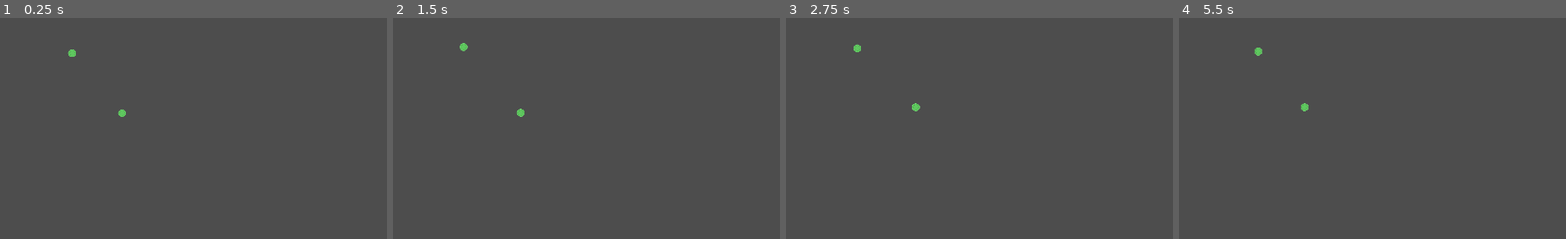
Above: before the commit, frames 1-4 (left to right).
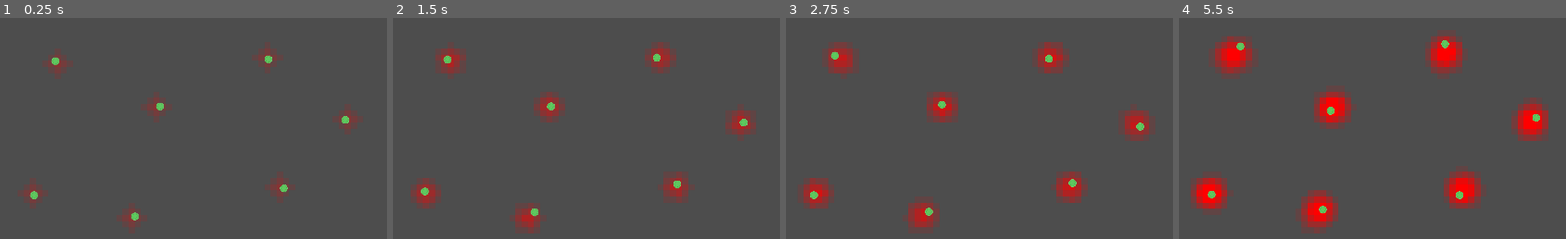
Above: after the commit, the same moments.

Repository: AndiReich/FachpraktikumMultiagentensystem
Game: Godot game, scene res://scenes/test_main_scene.tscn
Same seed, same stepped clock (60 frames per second), same inputs: the game is played once before the commit and once after it.
Inputs:
- Up to frame 1 (0.25 s): no input
- Up to frame 2 (1.5 s): tap Enter at 0.5 s
- Up to frame 3 (2.75 s): no input
- Up to frame 4 (5.5 s): no input

The runs differ from the first frame. In frame 1, 1.7% of the frame differs, in the area x 5-93%, y 13-95%; in frame 2, 4.3%; in frame 3, 6.1%; in frame 4, 9.7%, in the area x 3-96%, y 7-98%.
Error before the commit: Trying to return value of type "Nil" from a function whose return type is "Array". (res://src/model/cellEmenatePatternReader.gd:30)

Commit message:
Added diffusion and decay on the grid.

Diff:
--- a/assets/tilesets/test_tileset.tres
+++ b/assets/tilesets/test_tileset.tres
@@ -1,15 +1,20 @@
 [gd_resource type="TileSet" load_steps=3 format=3 uid="uid://b8yfcmtd5qdls"]
 
-[ext_resource type="Texture2D" uid="uid://h2cxv30yjclc" path="res://assets/TestConcentrationTilesheet.png" id="1_l83my"]
+[ext_resource type="Texture2D" uid="uid://b1ig83d4a31ho" path="res://assets/debugConcentrationTilesheet.png" id="2_1uc5s"]
 
-[sub_resource type="TileSetAtlasSource" id="TileSetAtlasSource_a7qht"]
-texture = ExtResource("1_l83my")
-texture_region_size = Vector2i(32, 32)
+[sub_resource type="TileSetAtlasSource" id="TileSetAtlasSource_nhmoe"]
+resource_name = "Debug Tiles"
+texture = ExtResource("2_1uc5s")
 0:0/0 = 0
 1:0/0 = 0
 2:0/0 = 0
 3:0/0 = 0
+4:0/0 = 0
+5:0/0 = 0
+6:0/0 = 0
+7:0/0 = 0
+8:0/0 = 0
+9:0/0 = 0
 
 [resource]
-tile_size = Vector2i(32, 32)
-sources/0 = SubResource("TileSetAtlasSource_a7qht")
+sources/0 = SubResource("TileSetAtlasSource_nhmoe")
--- a/scenes/test_main_scene.tscn
+++ b/scenes/test_main_scene.tscn
@@ -5,12 +5,33 @@
 
 [node name="Node2D" type="Node2D"]
 
-[node name="Virus" parent="." instance=ExtResource("1_o16ro")]
-
 [node name="TileMapController" parent="." instance=ExtResource("2_r5bkj")]
 
+[node name="Virus" parent="." instance=ExtResource("1_o16ro")]
+position = Vector2(651, 439)
+
 [node name="Virus2" parent="." instance=ExtResource("1_o16ro")]
-position = Vector2(431, 294)
+position = Vector2(1143, 468)
+
+[node name="Virus3" parent="." instance=ExtResource("1_o16ro")]
+position = Vector2(587, 728)
+
+[node name="Virus4" parent="." instance=ExtResource("1_o16ro")]
+position = Vector2(388, 320)
+
+[node name="Virus5" parent="." instance=ExtResource("1_o16ro")]
+position = Vector2(933, 313)
+
+[node name="Virus6" parent="." instance=ExtResource("1_o16ro")]
+position = Vector2(969, 654)
+
+[node name="Virus7" parent="." instance=ExtResource("1_o16ro")]
+position = Vector2(337, 671)
 
 [connection signal="antigen_emanate" from="Virus" to="TileMapController" method="_on_virus_antigen_emanate"]
 [connection signal="antigen_emanate" from="Virus2" to="TileMapController" method="_on_virus_antigen_emanate"]
+[connection signal="antigen_emanate" from="Virus3" to="TileMapController" method="_on_virus_antigen_emanate"]
+[connection signal="antigen_emanate" from="Virus4" to="TileMapController" method="_on_virus_antigen_emanate"]
+[connection signal="antigen_emanate" from="Virus5" to="TileMapController" method="_on_virus_antigen_emanate"]
+[connection signal="antigen_emanate" from="Virus6" to="TileMapController" method="_on_virus_antigen_emanate"]
+[connection signal="antigen_emanate" from="Virus7" to="TileMapController" method="_on_virus_antigen_emanate"]
--- a/src/controller/tilemapController.gd
+++ b/src/controller/tilemapController.gd
@@ -2,15 +2,19 @@
 
 const utils = preload("res://src/utils/matrix_utils.gd")
 
-var old_grid_state = []
-var current_grid_state = [] # type hints for nested collections are not supported yet...
+var old_grid_state: Array = []
+var current_grid_state: Array = []
 var patterns_loaded: bool = false
 var cell_pattern_dict: Dictionary = {}
 var grid_size_x: int
 var grid_size_y: int
-var decay_rate: float = 0.01
-var min_decay: float = 0.01
-var diffusion_coefficient: float = 0.1
+var decay_rate: float = 0.0001
+var min_decay: float = 0.0025
+var diffusion_coefficient: float = 0.25
+var update_cooldown: float = 0.25
+var update_timer: float = update_cooldown
+var ntiles: int = 10 	# FIXME: assign dynamically based on the number of tiles
+						# in the current tile set
 
 
 func _enter_tree():
@@ -23,8 +27,8 @@
 
 
 func _ready():
-	var cell_size : Vector2i = self.tile_set.tile_size
-	var viewport_size : Vector2i = self.get_viewport_rect().size
+	var cell_size: Vector2i = self.tile_set.tile_size
+	var viewport_size: Vector2i = self.get_viewport_rect().size
 
 	grid_size_x = viewport_size.x / cell_size.x
 	grid_size_y = viewport_size.y / cell_size.y
@@ -38,35 +42,44 @@
 
 
 func _process(delta):
-	# add_decay_to_grid()
-	add_diffusion_simple_to_grid()
+	update_timer += delta
+	if update_timer > update_cooldown:
+		add_decay_to_grid()
+		add_diffusion_simple_to_grid()
+		update_timer = 0.0
 	update_tile_map()
 	old_grid_state = current_grid_state.duplicate(true)
 
 
 func _on_virus_antigen_emanate(cell_position : Vector2, type_id: Cell.TYPES):
-	var map_position : Vector2i = self.local_to_map(cell_position)
+	var map_position: Vector2i = self.local_to_map(cell_position)
 	add_emante_pattern_to_grid(map_position, type_id)
 
 
+# The logic is as follows: compare the values in the old grid state with the
+# current ones and update the cells only when they differ to reduce the number
+# of set_cell calls. To reduce the number of calls further round to the nearest
+# interval of size 1/ntiles in 0..1.
 func update_tile_map():
 	for x in grid_size_x:
 		for y in grid_size_y:
-			var old_value = int(round(old_grid_state[x][y]))
-			var current_value = int(round(current_grid_state[x][y]))
+			var old_value: float = round(old_grid_state[x][y] * ntiles ) / ntiles
+			var current_value: float = round(current_grid_state[x][y] * ntiles ) / ntiles
 			if current_value != old_value:
-				print(current_value, old_value)
-				var pos = Vector2i(x, y)
-				var tile = Vector2i(int(round(current_grid_state[x][y])-1), 0)
+				var pos: Vector2i = Vector2i(x, y)
+				var value: float = max(0, min(1, current_value))
+				var tile_idx: int = int(value * (ntiles - 1))
+				var tile: Vector2i = Vector2i(tile_idx, 0)
 				set_cell(0, pos, 0, tile)
 
 
 func add_decay_to_grid():
 	for x in grid_size_x:
 		for y in grid_size_y:
-			var decay = max(min_decay, decay_rate * current_grid_state[x][y])
-			var updated_value = current_grid_state[x][y] - decay
+			var decay: float = max(min_decay, decay_rate * current_grid_state[x][y])
+			var updated_value: float = current_grid_state[x][y] - decay
 			current_grid_state[x][y] = updated_value if updated_value >= 0.0 else 0.0
+
 
 func add_diffusion_simple_to_grid():
 	var diffusion_contribution: Array = utils.multiply_matrix_by_float(current_grid_state, diffusion_coefficient)
@@ -82,33 +95,31 @@
 			current_grid_state[x][y] = remainder[x][y] + north[x][y] + east[x][y] + south[x][y] + west[x][y]
 
 
-
 func add_emante_pattern_to_grid(cell_position: Vector2i, type_id: Cell.TYPES):
-	var cell_type = Cell.TYPES.find_key(type_id)
+	var cell_type: String = Cell.TYPES.find_key(type_id)
 	if(!cell_pattern_dict.has(cell_type)):
 		print_debug("Pattern of %s not found." % cell_type)
 		return
-	var pattern_matrix = cell_pattern_dict[cell_type]
-	var matrix_x_size = pattern_matrix.size()
-	var matrix_y_size = pattern_matrix[0].size()
-	var offset_x = cell_position.x - (matrix_x_size/2)
-	var offset_y = cell_position.y - (matrix_y_size/2)
+	var pattern_matrix: Array = cell_pattern_dict[cell_type]
+	var matrix_x_size: int = pattern_matrix.size()
+	var matrix_y_size: int = pattern_matrix[0].size()
+	var offset_x: int = cell_position.x - (matrix_x_size/2)
+	var offset_y: int = cell_position.y - (matrix_y_size/2)
 
 	for local_x in pattern_matrix.size():
-		var global_x = offset_x + local_x
+		var global_x: int = offset_x + local_x
 		for local_y in pattern_matrix[0].size():
-			var global_y = offset_y + local_y
-			var value = int(pattern_matrix[local_x][local_y])
+			var global_y: int = offset_y + local_y
+			var value: float = float(pattern_matrix[local_x][local_y])
 			if(is_position_valid(global_x, global_y, value)):
-				current_grid_state[global_x][global_y] = value
+				current_grid_state[global_x][global_y] += value / self.ntiles
 
-# not that it matters, but we could check for valid positions in each loop to
-# avoid three if statements per x,y iteration in set_patter_by_cell_type
+
+# Not that it matters, but we could check for valid positions in each loop to
+# avoid three if statements per x,y iteration in add_emanate_pattern_to_grid.
 func is_position_valid(x: int, y: int, value: float) -> bool:
 	if(x < 0 || x >= current_grid_state.size()):
 		return false
 	if(y < 0 || y >= current_grid_state[0].size()):
 		return false
-	if(current_grid_state[x][y] >= value):
-		return false
 	return true
--- a/src/model/cell.gd
+++ b/src/model/cell.gd
@@ -38,7 +38,6 @@
 func _process(delta: float):
 	next_move(delta)
 
-
 func next_move(delta: float):
 	## this is the only function that should be called for the cellStateHandler
 	cellStateHandler.next_move(delta, self)
--- a/src/model/cellEmenatePatternReader.gd
+++ b/src/model/cellEmenatePatternReader.gd
@@ -1,6 +1,7 @@
 class_name CellEmenatePatternReader
 
 const utils = preload("res://src/utils/matrix_utils.gd")
+
 
 func read_pattern_for_cell_type(cell_type: String) -> Array:
 	var filepath = get_filepath_of_celltype(cell_type)
@@ -26,9 +27,9 @@
 		if(characters.size() > 0):
 			gradient_grid.append(characters)
 
-	gradient_grid = utils.transpose_matrix_in_place(gradient_grid)
+	# FIXME: Why is the transpose here, the pattern is symmetric?
+	utils.transpose_matrix_in_place(gradient_grid)
 	return gradient_grid
-
 
 
 func get_filepath_of_celltype(cell_type: String) -> String:
--- a/src/model/cellStateHandler.gd
+++ b/src/model/cellStateHandler.gd
@@ -4,7 +4,7 @@
 @export var alpha: float = 0.0 # weight of active movement in total velocity
 @export var beta: float = 1.0 # weight of Brownian motion/random walk in total velocity
 @export var gamma: float = 0.0 # weight of Chemotaxis movement in total velocity
-@export var emanate_cooldown: float = 0.5 # cooldown for emanation
+@export var emanate_cooldown: float = 1.0 # cooldown for emanation
 
 var rng = RandomNumberGenerator.new() # TODO: should probably be moved to main scene to have a globale RNG
 # set initial value to cooldown to start emanating at the beginning of the
@@ -22,7 +22,6 @@
 func move(delta: float, cell: Cell):
 	# maybe have default move here and have input parameters from child classes
 	# e.g. some array or something of movement probabilites
-
 	# implementation for Brownian motion taken from:
 	#     https://scipy-cookbook.readthedocs.io/items/BrownianMotion.html
 	var x: float = rng.randfn()
